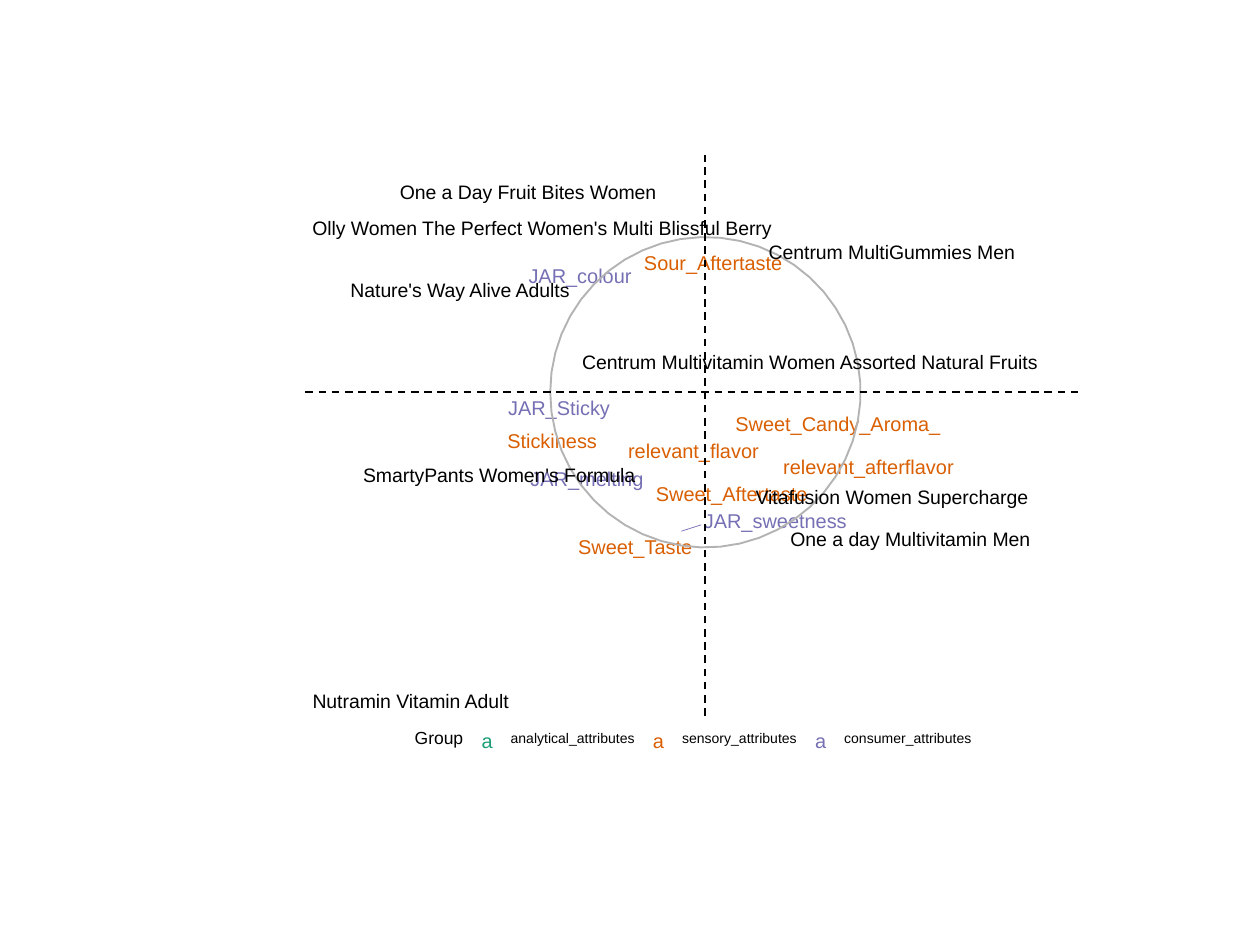
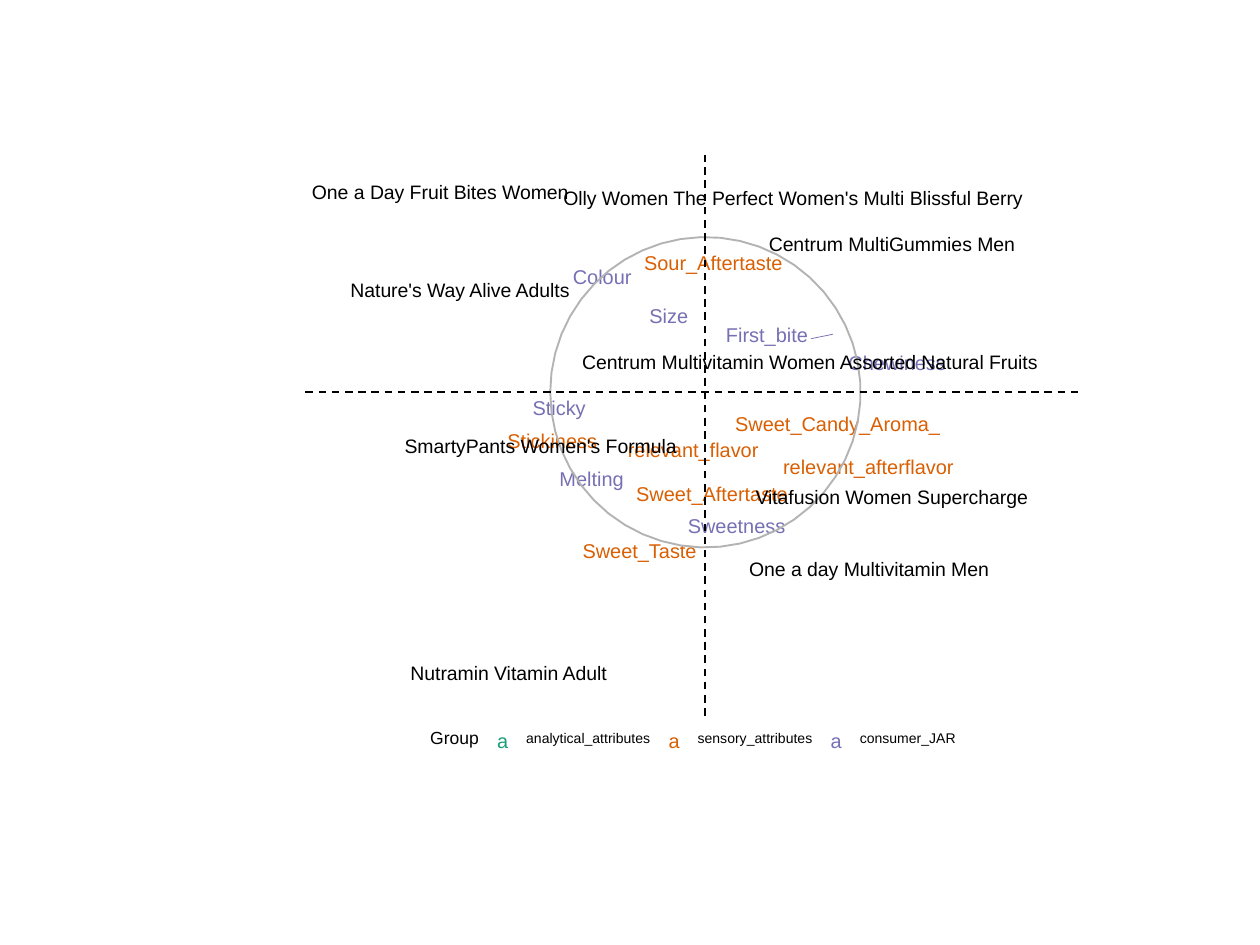
Before and after one commit to paritosh-aigora/gsk-centrum-classic, a slide deck: slide 2 of output/ppt_for_danielle/biplot.pptx. Drawn at 1260x945 pixels with LibreOffice and Linux fonts; fonts in the diff are those of the drawing. Boxes give left, top, right and bottom in pixels: in the first picture for what was removed or moved away, otherwise in the second. Text is boxed around its words. In the diff, an @@ line names an element or a change of style, - is before the commit and + after.

```diff
--- a/output/ppt_for_danielle/biplot.pptx
+++ b/output/ppt_for_danielle/biplot.pptx
@@ text "One a Day Fruit Bites ...": place and size @@
-text "One a Day Fruit Bites ..." at box(400, 185, 656, 203)
+text "One a Day Fruit Bites ..." at box(312, 185, 568, 203)
@@ text "Olly Women The Perfect Women's ...": place and size @@
-text "Olly Women The Perfect Women's ..." at box(312, 220, 771, 240)
+text "Olly Women The Perfect Women's ..." at box(563, 190, 1022, 210)
@@ text "Centrum MultiGummies Men": place and size @@
-text "Centrum MultiGummies Men" at box(769, 245, 1015, 263)
+text "Centrum MultiGummies Men" at box(769, 237, 1015, 256)
@@ text at box(573, 269, 632, 289): text changed @@
-JAR_colour
+Colour
@@ text added at box(649, 308, 688, 323), 11.4 pt, text #7570B3 @@
+Size
@@ text added at box(726, 327, 808, 346), 11.4 pt, text #7570B3 @@
+First_bite
@@ freeform shape: place and size @@
-freeform shape at box(682, 525, 701, 532)
+freeform shape at box(811, 334, 833, 339)
@@ text added at box(848, 354, 945, 374), 11.4 pt, text #7570B3 @@
+Chewiness
@@ text at box(533, 400, 586, 420): text changed @@
-JAR_Sticky
+Sticky
@@ text "SmartyPants Women's Formula": place and size @@
-text "SmartyPants Women's Formula" at box(363, 467, 635, 487)
+text "SmartyPants Women's Formula" at box(405, 437, 677, 457)
@@ text at box(559, 471, 623, 491): text changed @@
-JAR_melting
+Melting
@@ text "Sweet_Aftertaste": place and size @@
-text "Sweet_Aftertaste" at box(656, 485, 808, 505)
+text "Sweet_Aftertaste" at box(636, 485, 788, 505)
@@ text at box(688, 517, 785, 537): text changed @@
-JAR_sweetness
+Sweetness
@@ text "Sweet_Taste": place and size @@
-text "Sweet_Taste" at box(578, 539, 692, 558)
+text "Sweet_Taste" at box(583, 542, 697, 562)
@@ text "One a day Multivitamin Men": place and size @@
-text "One a day Multivitamin Men" at box(790, 532, 1031, 550)
+text "One a day Multivitamin Men" at box(749, 562, 989, 580)
@@ text "Nutramin Vitamin Adult": place and size @@
-text "Nutramin Vitamin Adult" at box(313, 694, 509, 708)
+text "Nutramin Vitamin Adult" at box(410, 666, 607, 680)
@@ rectangle: place and size @@
-rectangle at box(415, 726, 971, 756)
+rectangle at box(430, 726, 955, 756)
@@ 6 texts, 3 rectangles: place and size @@
-6 texts, 3 rectangles at box(415, 726, 835, 756)
+6 texts, 3 rectangles at box(430, 726, 852, 756)
@@ text at box(860, 733, 956, 746): text changed @@
-consumer_attributes
+consumer_JAR
```
Also in this commit, not shown: 9 other slides changed.
